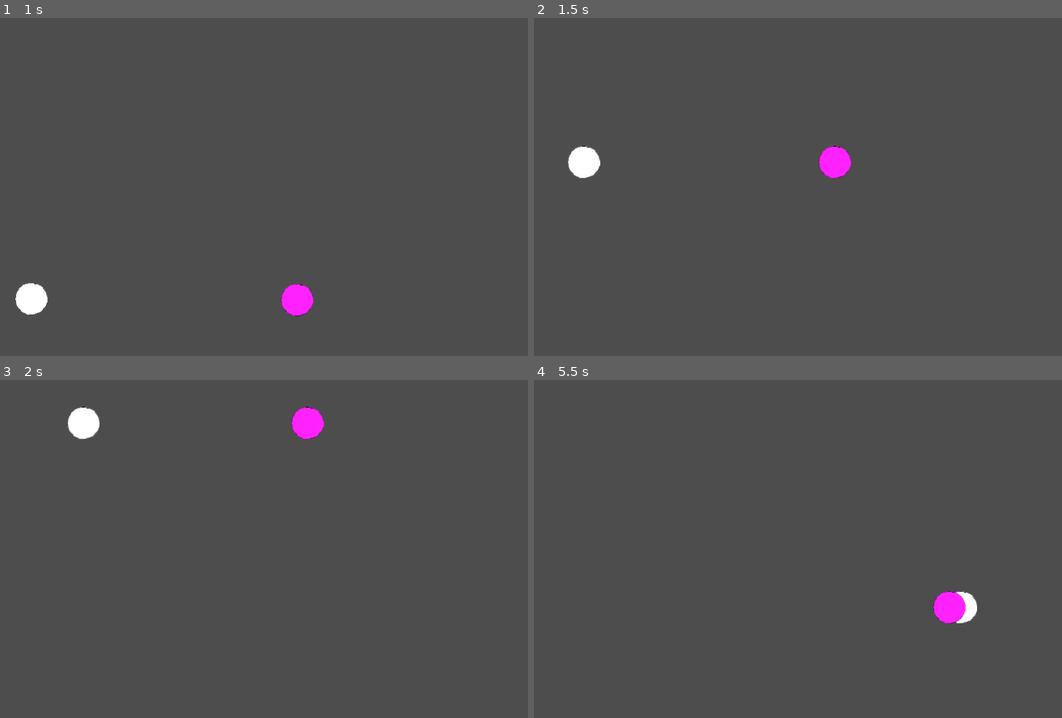
Above: before the commit, frames 1-4 (two rows, left to right).
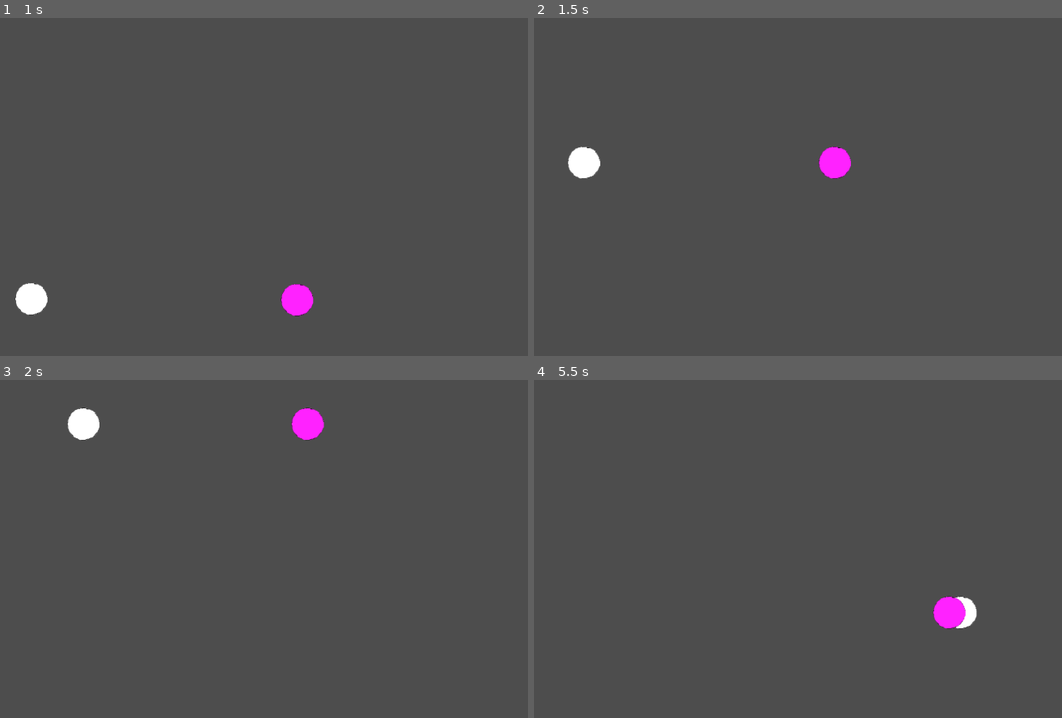
Above: after the commit, the same moments.

Repository: rafarillo/nature-of-code
Game: Godot game, scene res://Scenes/Forces.tscn
Same seed, same stepped clock (60 frames per second), same inputs: the game is played once before the commit and once after it. This scene is started directly instead of the project's main scene.
Inputs (mouse positions are in pixels of both pictures, inside the frame that each line leads up to):
- Up to frame 1 (1 s): move the mouse to (348, 159) at 0.52 s; click (348, 159) at 0.67 s
- Up to frame 2 (1.5 s): move the mouse to (607, 197) at 1.27 s; click (607, 197) at 1.42 s
- Up to frame 3 (2 s): no input
- Up to frame 4 (5.5 s): move the mouse to (803, 457) at 2.02 s; click (803, 457) at 2.17 s; move the mouse to (708, 613) at 2.77 s; click (708, 613) at 2.92 s; move the mouse to (930, 592) at 3.52 s; click (930, 592) at 3.67 s; move the mouse to (544, 484) at 4.27 s; click (544, 484) at 4.42 s; move the mouse to (771, 538) at 5.02 s; click (771, 538) at 5.17 s

Frame 1 is identical in both runs. In frame 2, less than 0.1% of the frame differs, in the area x 6-61%, y 37-48%; in frame 3, 0.1%; in frame 4, 0.4%, in the area x 75-84%, y 62-74%.

Commit message:
[feat] Add friction to physics simulation

Diff:
--- a/Scripts/ForceSimulation.gd
+++ b/Scripts/ForceSimulation.gd
@@ -3,6 +3,7 @@
 @export var _particles: Array[Particle]
 @export var _gravityIntensity: float = 10000.0
 @export var _windForce: Vector2 = Vector2.RIGHT
+var _frictionConstant = 0.1
 
 func _process(delta: float) -> void:
 	for particle in _particles:
@@ -14,7 +15,10 @@
 		if heighDiff >= 0:
 			particle.Vel.y *= -1.0
 			particle.position.y = get_window().size.y - particle.Radius
-			print("Friction")
+			var normal = particle.Mass
+			var frictionForce = (-1) * particle.Vel * normal * _frictionConstant
+			particle.Force += frictionForce
+
 		if particle.position.x >= get_window().size.x - particle.Radius or particle.position.x <= particle.Radius:
 			particle.Vel.x *= -1.0
 		particle.ApplyForce(delta)
